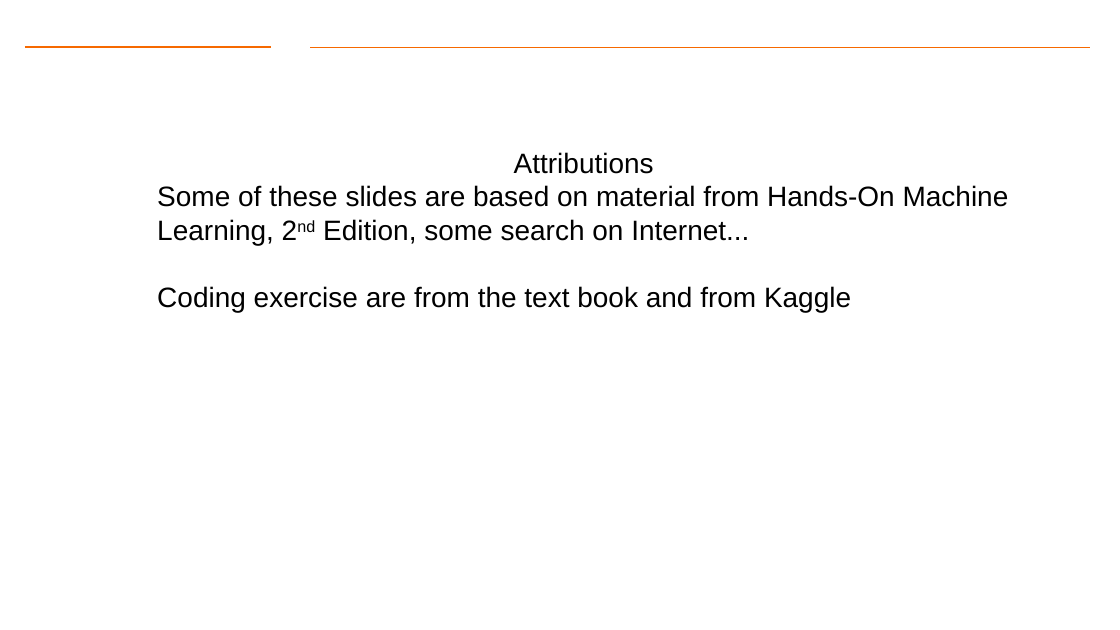
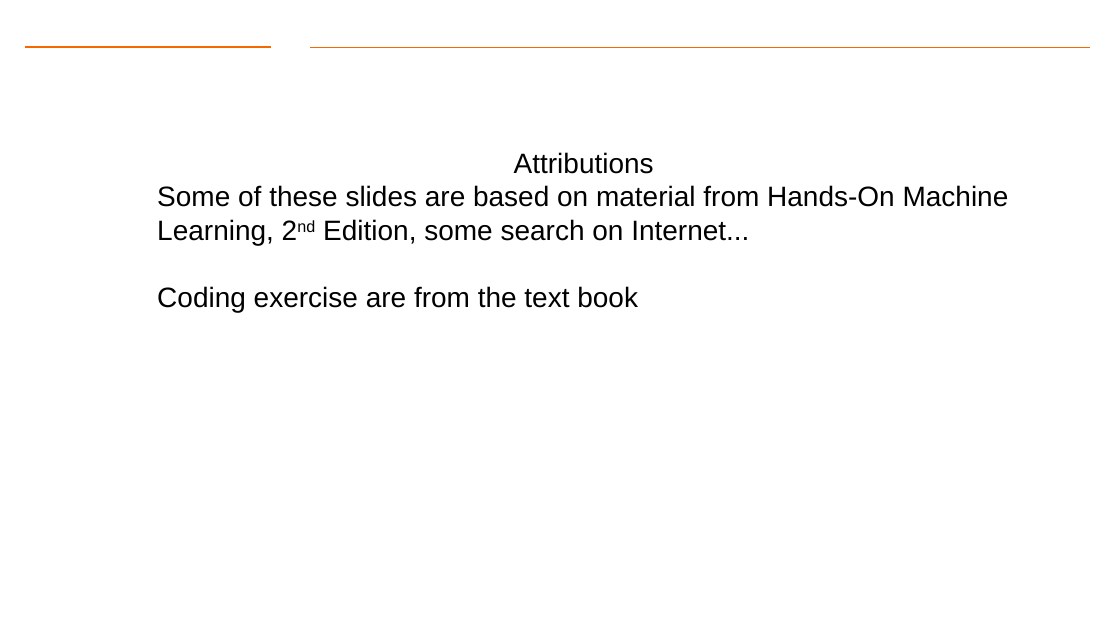
Before and after one commit to gk5951/RIT-DSCI-633-FDS, a slide deck: slide 52 of Syllabus/Lecture19/Lec19DNN2.pptx (slide 56 before the commit). Drawn at 1120x630 pixels with LibreOffice and Linux fonts; fonts in the diff are those of the drawing; background and template pictures are left out. Boxes give left, top, right and bottom in pixels: in the first picture for what was removed or moved away, otherwise in the second. Text is boxed around its words. In the diff, an @@ line names an element or a change of style, - is before the commit and + after.

```diff
--- a/Syllabus/Lecture19/Lec19DNN2.pptx
+++ b/Syllabus/Lecture19/Lec19DNN2.pptx
@@ text at (157, 286, 638, 312): text changed @@
-  Coding exercise are from the text book and from Kaggle
+  Coding exercise are from the text book
```
Also in this commit, not shown: 4 slides removed.
